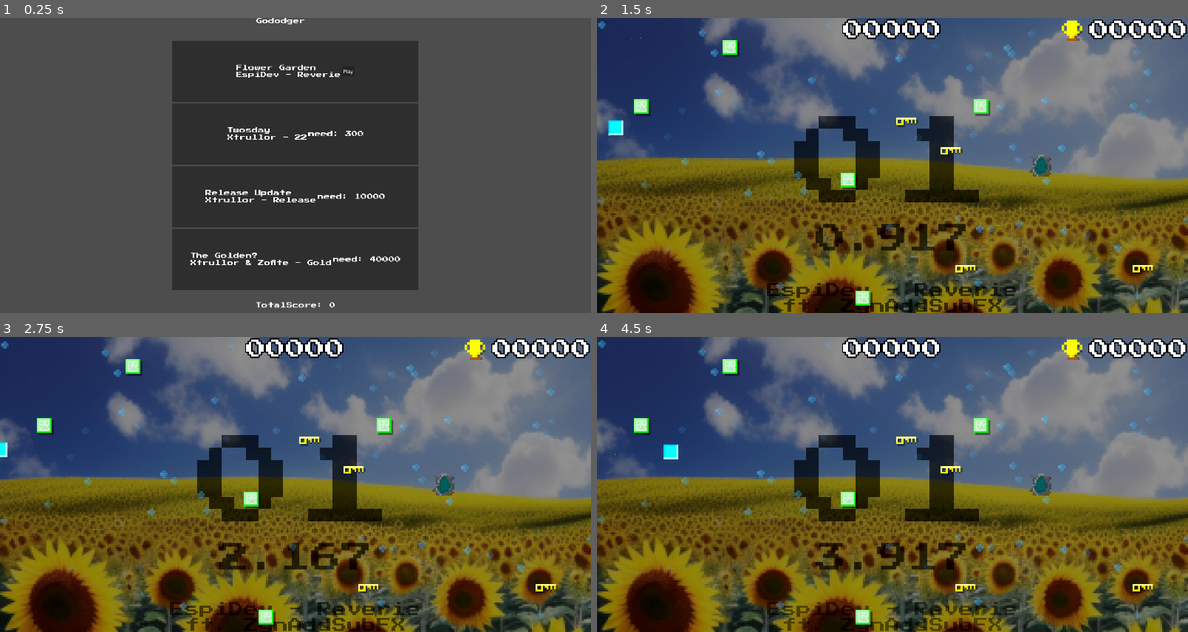
Above: before the commit, frames 1-4 (two rows, left to right).
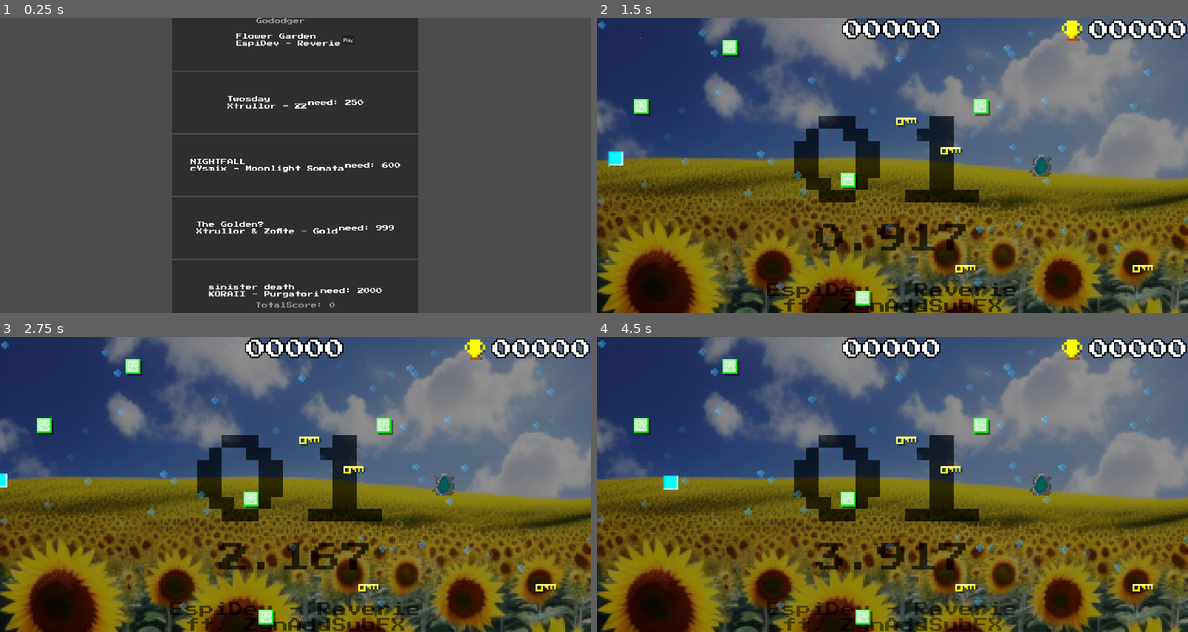
Above: after the commit, the same moments.

Repository: veprogames/gododger
Game: Godot game, scene res://mainmenu/main_menu.tscn
The game is run twice, just before and just after one commit, with the same random seed, the same clock (stepped at 60 frames per second) and the same inputs.
Inputs (mouse positions are in pixels of both pictures, inside the frame that each line leads up to):
- Up to frame 1 (0.25 s): no input
- Up to frame 2 (1.5 s): click "Play" at 0.5 s; move the mouse to (922, 165) at 1.27 s
- Up to frame 3 (2.75 s): move the mouse to (265, 484) at 2.02 s
- Up to frame 4 (4.5 s): move the mouse to (904, 478) at 2.77 s; move the mouse to (886, 490) at 3.52 s; move the mouse to (933, 487) at 4.27 s

The runs differ from the first frame. In frame 1, 9.8% of the frame differs, in the area x 29-71%, y 0-100%; in frame 2, 0.3%; in frame 3, 0.1%; in frame 4, 0.3%.

Commit message:
add more levels

Diff:
--- a/level/level.gd
+++ b/level/level.gd
@@ -6,17 +6,20 @@
 signal game_restarted(highscore: int)
 
 @export var level := 0
-@export var difficulty_multiplier := 1.0
 @export var level_data: LevelData
 var elapsed := 0.0
 var score_multiplier := 1.0
 var highscore := 0
+
+@export_category("Level Configuration")
+@export var difficulty_multiplier := 1.0
 
 @onready var spawner := $EnemySpawner as EnemySpawner
 @onready var music_player := $MusicPlayer as AudioStreamPlayer
 @onready var container_objects := $Objects
 @onready var container_keys := $Keys
 @onready var timer_restart := $TimerRestart as Timer
+@onready var level_background := $CanvasLayer/LevelBackground as TextureRect
 
 var keys_left: Array[KeyCollectible] = []
 
@@ -24,6 +27,7 @@
 func _ready():
 	Input.mouse_mode = Input.MOUSE_MODE_CAPTURED
 	spawner.spawn_level(level)
+	level_background.texture = level_data.background
 
 # Called every frame. 'delta' is the elapsed time since the previous frame.
 func _process(delta):
--- a/level/level.tscn
+++ b/level/level.tscn
@@ -70,17 +70,7 @@
 [node name="CanvasLayer" type="CanvasLayer" parent="."]
 layer = -10
 
-[node name="ColorRect" type="ColorRect" parent="CanvasLayer"]
-visible = false
-anchors_preset = 15
-anchor_right = 1.0
-anchor_bottom = 1.0
-grow_horizontal = 2
-grow_vertical = 2
-color = Color(0.2, 0.203922, 0.286275, 1)
-metadata/_edit_lock_ = true
-
-[node name="TextureRect" type="TextureRect" parent="CanvasLayer"]
+[node name="LevelBackground" type="TextureRect" parent="CanvasLayer"]
 offset_right = 40.0
 offset_bottom = 40.0
 scale = Vector2(6, 6)
--- a/level/level_data.gd
+++ b/level/level_data.gd
@@ -6,6 +6,7 @@
 @export var id: String
 @export var title: String
 @export var song: String
+@export var background: Texture2D
 @export_file("*.tscn") var scene_path: String
 
 func is_unlocked() -> bool:
--- /dev/null
+++ b/level/levels/cysmixsonata.tres
@@ -0,0 +1,13 @@
+[gd_resource type="Resource" script_class="LevelData" load_steps=3 format=3 uid="uid://cunpc84se8g22"]
+
+[ext_resource type="Texture2D" uid="uid://dxxowl7hnb16d" path="res://level/levels/cysmixsonata.png" id="1_l4ufu"]
+[ext_resource type="Script" path="res://level/level_data.gd" id="2_5yepo"]
+
+[resource]
+script = ExtResource("2_5yepo")
+requirement = 600
+id = "cysmixsonata"
+title = "NIGHTFALL"
+song = "cYsmix - Moonlight Sonata"
+background = ExtResource("1_l4ufu")
+scene_path = "res://level/levels/level_cysmix_sonata.tscn"
--- a/level/levels/espireverie.tres
+++ b/level/levels/espireverie.tres
@@ -1,6 +1,7 @@
-[gd_resource type="Resource" script_class="LevelData" load_steps=2 format=3 uid="uid://bbgwqe18xgjta"]
+[gd_resource type="Resource" script_class="LevelData" load_steps=3 format=3 uid="uid://bbgwqe18xgjta"]
 
 [ext_resource type="Script" path="res://level/level_data.gd" id="1_agiwn"]
+[ext_resource type="Texture2D" uid="uid://dnbgm0us2nyti" path="res://level/levels/espireverie.png" id="1_sigi3"]
 
 [resource]
 script = ExtResource("1_agiwn")
@@ -8,4 +9,5 @@
 id = "espireverie"
 title = "Flower Garden"
 song = "EspiDev - Reverie"
+background = ExtResource("1_sigi3")
 scene_path = "res://level/levels/level_espi_reverie.tscn"
--- /dev/null
+++ b/level/levels/koraii_purgatori.tres
@@ -0,0 +1,13 @@
+[gd_resource type="Resource" script_class="LevelData" load_steps=3 format=3 uid="uid://0ptlj6o6sxfk"]
+
+[ext_resource type="Texture2D" uid="uid://c24lpyrhxx5rg" path="res://level/levels/purgatori.png" id="1_oaste"]
+[ext_resource type="Script" path="res://level/level_data.gd" id="2_pc8qe"]
+
+[resource]
+script = ExtResource("2_pc8qe")
+requirement = 2000
+id = "koraii_purgatori"
+title = "sinister death"
+song = "KORAII - Purgatori"
+background = ExtResource("1_oaste")
+scene_path = "res://level/levels/level_koraii_purgatori.tscn"
--- /dev/null
+++ b/level/levels/level_cysmix_sonata.tscn
@@ -0,0 +1,21 @@
+[gd_scene load_steps=6 format=3 uid="uid://d3j5xrdxletjv"]
+
+[ext_resource type="PackedScene" uid="uid://b2nlenin7f3m" path="res://level/level.tscn" id="1_gopiq"]
+[ext_resource type="Resource" uid="uid://cunpc84se8g22" path="res://level/levels/cysmixsonata.tres" id="2_xpn6h"]
+[ext_resource type="AudioStream" uid="uid://clxyttubf1ky" path="res://music/cysmix_moonlight_sonata.ogg" id="3_ld8kv"]
+[ext_resource type="PackedScene" uid="uid://6ofo34fitnot" path="res://behavior/move/periodic_move_behavior.tscn" id="3_wibwh"]
+[ext_resource type="PackedScene" uid="uid://bopfny4t8y4h4" path="res://behavior/shoot/periodic_shoot_behavior.tscn" id="4_arxxh"]
+
+[node name="LevelCysmixSonata" instance=ExtResource("1_gopiq")]
+level_data = ExtResource("2_xpn6h")
+
+[node name="EnemySpawner" parent="." index="2"]
+move_behaviors = Array[PackedScene]([ExtResource("3_wibwh")])
+shoot_behaviors = Array[PackedScene]([ExtResource("4_arxxh")])
+
+[node name="MusicPlayer" parent="." index="7"]
+stream = ExtResource("3_ld8kv")
+
+[node name="MusicSyncer" parent="." index="9"]
+glow_strength = 0.5
+shake_strength = 1.5
--- /dev/null
+++ b/level/levels/level_koraii_purgatori.tscn
@@ -0,0 +1,22 @@
+[gd_scene load_steps=6 format=3 uid="uid://cx4vt0e1hhf0q"]
+
+[ext_resource type="PackedScene" uid="uid://b2nlenin7f3m" path="res://level/level.tscn" id="1_gtrkg"]
+[ext_resource type="Resource" uid="uid://0ptlj6o6sxfk" path="res://level/levels/koraii_purgatori.tres" id="2_e1j1e"]
+[ext_resource type="PackedScene" uid="uid://6ofo34fitnot" path="res://behavior/move/periodic_move_behavior.tscn" id="3_101v4"]
+[ext_resource type="AudioStream" uid="uid://brnydsvekbsrc" path="res://music/koraii_purgatori.ogg" id="3_vfkun"]
+[ext_resource type="PackedScene" uid="uid://bopfny4t8y4h4" path="res://behavior/shoot/periodic_shoot_behavior.tscn" id="4_jxkge"]
+
+[node name="LevelKoraiiPurgatori" instance=ExtResource("1_gtrkg")]
+level_data = ExtResource("2_e1j1e")
+difficulty_multiplier = 2.5
+
+[node name="EnemySpawner" parent="." index="2"]
+move_behaviors = Array[PackedScene]([ExtResource("3_101v4")])
+shoot_behaviors = Array[PackedScene]([ExtResource("4_jxkge")])
+
+[node name="MusicPlayer" parent="." index="7"]
+stream = ExtResource("3_vfkun")
+
+[node name="MusicSyncer" parent="." index="9"]
+glow_strength = 1.2
+shake_strength = 2.0
--- a/level/levels/level_xtrullor_22.tscn
+++ b/level/levels/level_xtrullor_22.tscn
@@ -1,11 +1,10 @@
-[gd_scene load_steps=10 format=3 uid="uid://dg8t2aajmoqdv"]
+[gd_scene load_steps=9 format=3 uid="uid://dg8t2aajmoqdv"]
 
 [ext_resource type="PackedScene" uid="uid://b2nlenin7f3m" path="res://level/level.tscn" id="1_pdwaf"]
 [ext_resource type="Resource" uid="uid://csemitroqxfkg" path="res://level/levels/xtrullor22.tres" id="2_w77iy"]
 [ext_resource type="Texture2D" uid="uid://drufhuxdr1bij" path="res://enemy/enemy.png" id="3_ctc6u"]
 [ext_resource type="PackedScene" uid="uid://6ofo34fitnot" path="res://behavior/move/periodic_move_behavior.tscn" id="3_qavw6"]
 [ext_resource type="PackedScene" uid="uid://bopfny4t8y4h4" path="res://behavior/shoot/periodic_shoot_behavior.tscn" id="4_5kt35"]
-[ext_resource type="Texture2D" uid="uid://cweyyfl3mvvtb" path="res://level/levels/22.png" id="6_o7g04"]
 
 [sub_resource type="Gradient" id="Gradient_hlobh"]
 offsets = PackedFloat32Array(0.0222222, 0.281481, 1)
@@ -41,6 +40,3 @@
 enemy_sprite = ExtResource("3_ctc6u")
 move_behaviors = Array[PackedScene]([ExtResource("3_qavw6")])
 shoot_behaviors = Array[PackedScene]([ExtResource("4_5kt35")])
-
-[node name="TextureRect" parent="CanvasLayer" index="1"]
-texture = ExtResource("6_o7g04")
--- a/level/levels/level_xtrullor_gold.tscn
+++ b/level/levels/level_xtrullor_gold.tscn
@@ -1,15 +1,22 @@
-[gd_scene load_steps=4 format=3 uid="uid://cp2chwtk1rf51"]
+[gd_scene load_steps=6 format=3 uid="uid://cp2chwtk1rf51"]
 
 [ext_resource type="PackedScene" uid="uid://b2nlenin7f3m" path="res://level/level.tscn" id="1_w1vct"]
 [ext_resource type="Resource" uid="uid://b6877rj2o5ns7" path="res://level/levels/xtrullor_gold.tres" id="2_27ap5"]
+[ext_resource type="PackedScene" uid="uid://6ofo34fitnot" path="res://behavior/move/periodic_move_behavior.tscn" id="3_8k575"]
 [ext_resource type="AudioStream" uid="uid://wo1xqkjhaf2q" path="res://music/xtrullor_gold.ogg" id="3_ain4o"]
+[ext_resource type="PackedScene" uid="uid://bopfny4t8y4h4" path="res://behavior/shoot/periodic_shoot_behavior.tscn" id="4_d1lck"]
 
 [node name="LevelXtrullorGold" instance=ExtResource("1_w1vct")]
-difficulty_multiplier = 2.0
 level_data = ExtResource("2_27ap5")
+difficulty_multiplier = 1.5
 
-[node name="ColorRect" parent="CanvasLayer" index="0"]
-color = Color(0.235294, 0.243137, 0, 1)
+[node name="EnemySpawner" parent="." index="2"]
+move_behaviors = Array[PackedScene]([ExtResource("3_8k575")])
+shoot_behaviors = Array[PackedScene]([ExtResource("4_d1lck")])
 
 [node name="MusicPlayer" parent="." index="7"]
 stream = ExtResource("3_ain4o")
+
+[node name="MusicSyncer" parent="." index="9"]
+glow_strength = 0.75
+shake_strength = 2.0
--- a/level/levels/xtrullor22.tres
+++ b/level/levels/xtrullor22.tres
@@ -1,11 +1,13 @@
-[gd_resource type="Resource" script_class="LevelData" load_steps=2 format=3 uid="uid://csemitroqxfkg"]
+[gd_resource type="Resource" script_class="LevelData" load_steps=3 format=3 uid="uid://csemitroqxfkg"]
 
+[ext_resource type="Texture2D" uid="uid://cweyyfl3mvvtb" path="res://level/levels/22.png" id="1_j2avv"]
 [ext_resource type="Script" path="res://level/level_data.gd" id="1_ngyne"]
 
 [resource]
 script = ExtResource("1_ngyne")
-requirement = 300
+requirement = 250
 id = "xtrullor22"
 title = "Twosday"
 song = "Xtrullor - 22"
+background = ExtResource("1_j2avv")
 scene_path = "res://level/levels/level_xtrullor_22.tscn"
--- a/level/levels/xtrullor_gold.tres
+++ b/level/levels/xtrullor_gold.tres
@@ -1,11 +1,13 @@
-[gd_resource type="Resource" script_class="LevelData" load_steps=2 format=3 uid="uid://b6877rj2o5ns7"]
+[gd_resource type="Resource" script_class="LevelData" load_steps=3 format=3 uid="uid://b6877rj2o5ns7"]
 
 [ext_resource type="Script" path="res://level/level_data.gd" id="1_adclt"]
+[ext_resource type="Texture2D" uid="uid://du8o850pievad" path="res://level/levels/gold.png" id="1_daqq7"]
 
 [resource]
 script = ExtResource("1_adclt")
-requirement = 40000
+requirement = 999
 id = "xtrullor_gold"
 title = "The Golden?"
 song = "Xtrullor & Zoflte - Gold"
+background = ExtResource("1_daqq7")
 scene_path = "res://level/levels/level_xtrullor_gold.tscn"
--- a/mainmenu/main_menu.tscn
+++ b/mainmenu/main_menu.tscn
@@ -1,11 +1,12 @@
-[gd_scene load_steps=7 format=3 uid="uid://bocgebmg4lvr2"]
+[gd_scene load_steps=8 format=3 uid="uid://bocgebmg4lvr2"]
 
 [ext_resource type="Script" path="res://mainmenu/main_menu.gd" id="1_lum3s"]
 [ext_resource type="PackedScene" uid="uid://0fqtkl81e2hk" path="res://ui/ui_level.tscn" id="1_ocp4w"]
 [ext_resource type="Resource" uid="uid://csemitroqxfkg" path="res://level/levels/xtrullor22.tres" id="2_i2o40"]
-[ext_resource type="Resource" uid="uid://clgq7odsqhqcn" path="res://level/levels/xtrullor_release.tres" id="3_hkq5w"]
 [ext_resource type="Resource" uid="uid://bbgwqe18xgjta" path="res://level/levels/espireverie.tres" id="3_psaed"]
+[ext_resource type="Resource" uid="uid://cunpc84se8g22" path="res://level/levels/cysmixsonata.tres" id="5_exgch"]
 [ext_resource type="Resource" uid="uid://b6877rj2o5ns7" path="res://level/levels/xtrullor_gold.tres" id="5_h2kj8"]
+[ext_resource type="Resource" uid="uid://0ptlj6o6sxfk" path="res://level/levels/koraii_purgatori.tres" id="7_s6j14"]
 
 [node name="MainMenu" type="Node2D"]
 script = ExtResource("1_lum3s")
@@ -58,8 +59,12 @@
 
 [node name="UILevel2" parent="CanvasLayer/VBoxContainer" instance=ExtResource("1_ocp4w")]
 layout_mode = 2
-data = ExtResource("3_hkq5w")
+data = ExtResource("5_exgch")
 
 [node name="UILevel3" parent="CanvasLayer/VBoxContainer" instance=ExtResource("1_ocp4w")]
 layout_mode = 2
 data = ExtResource("5_h2kj8")
+
+[node name="UILevel5" parent="CanvasLayer/VBoxContainer" instance=ExtResource("1_ocp4w")]
+layout_mode = 2
+data = ExtResource("7_s6j14")
--- a/musicsyncer/music_syncer.gd
+++ b/musicsyncer/music_syncer.gd
@@ -4,6 +4,10 @@
 @export var camera: Camera2D
 @export var bg_particles: GPUParticles2D
 var analyzer := AudioServer.get_bus_effect_instance(0, 0) as AudioEffectSpectrumAnalyzerInstance
+
+@export_category("Level Configuration")
+@export var glow_strength := 1.0
+@export var shake_strength := 1.0
 
 func _ready() -> void:
 	if not analyzer:
@@ -13,6 +17,6 @@
 func _process(_delta: float) -> void:
 	if analyzer:
 		var intensity := analyzer.get_magnitude_for_frequency_range(20, 20000).length()
-		environment.environment.glow_strength = 1.1 + intensity * 0.7
-		camera.offset = Vector2(randf_range(-1, 1), randf_range(-1, 1)) * intensity
+		environment.environment.glow_strength = 1.1 + intensity * 0.7 * glow_strength
+		camera.offset = Vector2(randf_range(-1, 1), randf_range(-1, 1)) * intensity * shake_strength
 		bg_particles.speed_scale = 24 * intensity
Binary file added: level/levels/cysmixsonata.png
Not shown, added: level/levels/cysmixsonata.png.import
Binary file added: level/levels/gold.png
Not shown, added: level/levels/gold.png.import
Not shown: 1 places in level/levels/level_espi_reverie.tscn that only renumber resources
Not shown: 1 places in level/levels/level_xtrullor_22.tscn that only renumber resources
Binary file added: level/levels/purgatori.png
Not shown, added: level/levels/purgatori.png.import
Not shown, added: music/cysmix_moonlight_sonata.ogg.import
Not shown, added: music/koraii_purgatori.ogg.import
Not shown, added: music/cysmix_moonlight_sonata.ogg
Not shown, added: music/koraii_purgatori.ogg
